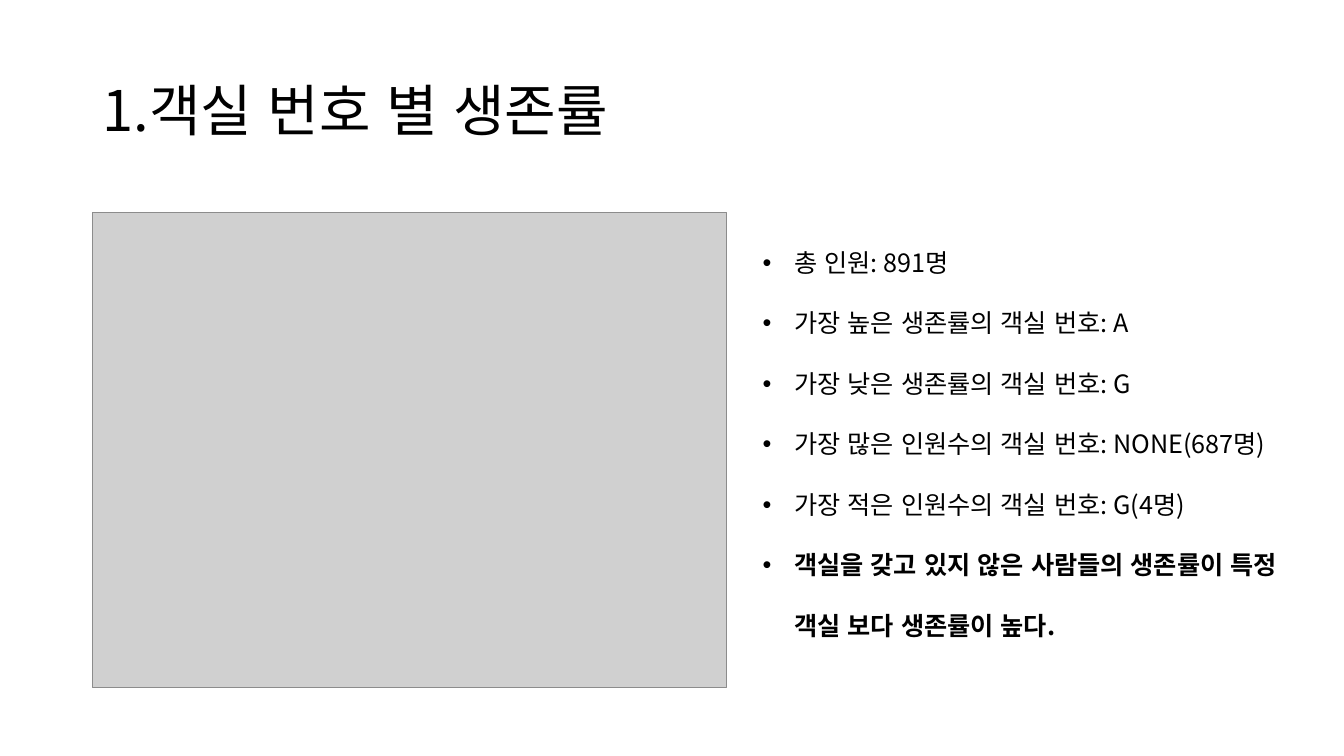
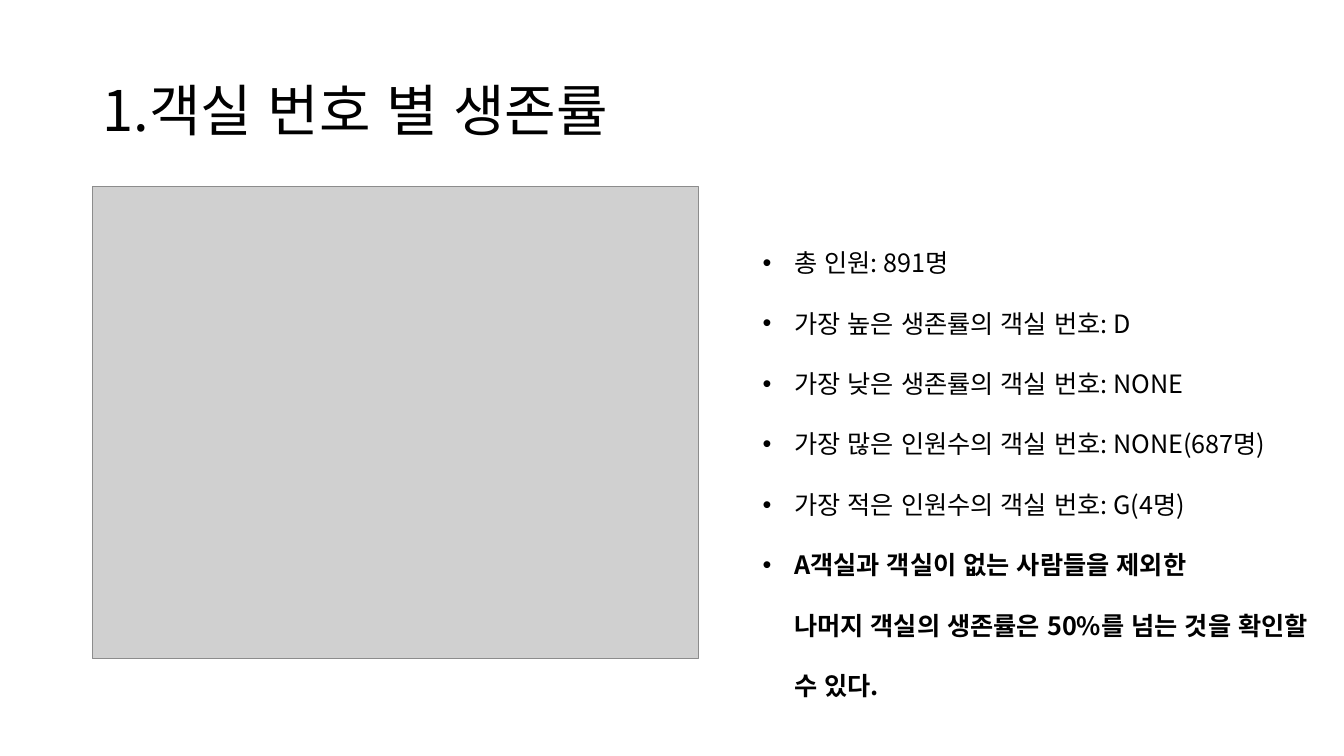
Before and after one commit to atto08/Titanic_tutorial, a slide deck: slide 2 of Train_Lee/project_titnic.pptx. Drawn at 1344x756 pixels with LibreOffice and Linux fonts; fonts in the diff are those of the drawing; grey boxes stand for pictures. Boxes give left, top, right and bottom in pixels: in the first picture for what was removed or moved away, otherwise in the second. Text is boxed around its words. In the diff, an @@ line names an element or a change of style, - is before the commit and + after.

```diff
--- a/Train_Lee/project_titnic.pptx
+++ b/Train_Lee/project_titnic.pptx
@@ picture: place and size @@
-picture at <box>93,212,727,688</box>
+picture at <box>93,187,699,659</box>
@@ text at <box>794,312,1183,395</box>: text changed @@
-• 가장 높은 생존률의 객실 번호: A
-• 가장 낮은 생존률의 객실 번호: G
+• 가장 높은 생존률의 객실 번호: D
+• 가장 낮은 생존률의 객실 번호: NONE
@@ text at <box>794,553,1308,698</box>: text changed @@
-• 객실을 갖고 있지 않은 사람들의 생존률이 특정 객실 보다 생존률이 높다.
+• A객실과 객실이 없는 사람들을 제외한
+  나머지 객실의 생존률은 50%를 넘는 것을 확인할 수 있다.
```
Also in this commit, not shown: 4 other slides changed, 1 other file.
